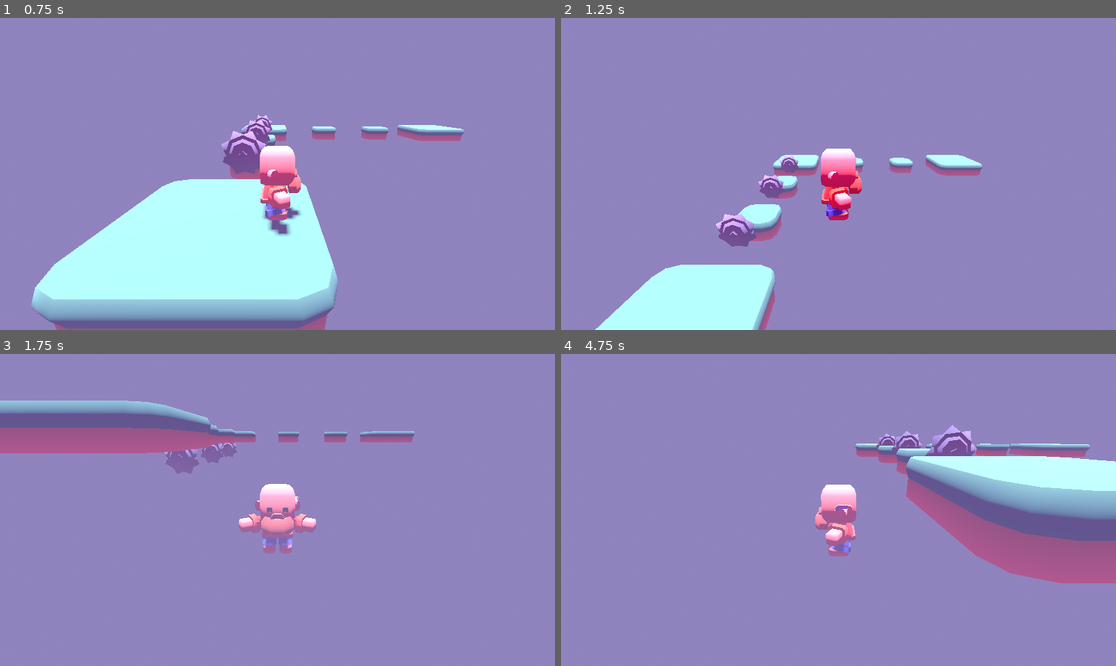
Above: before the commit, frames 1-4 (two rows, left to right).
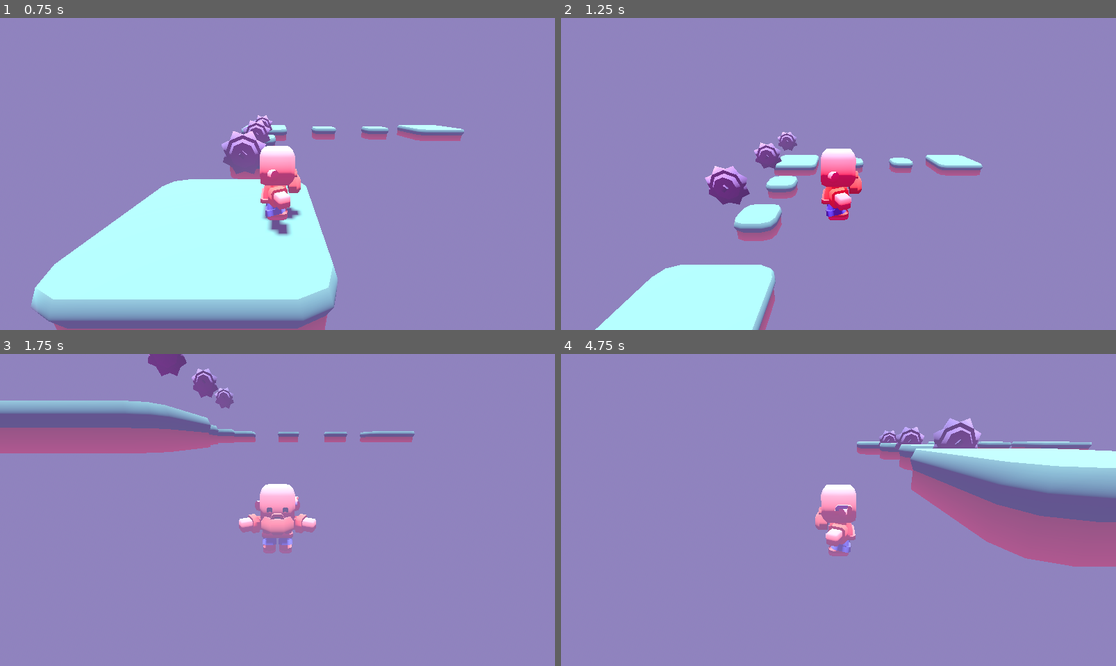
Above: after the commit, the same moments.

Repository: smolsenbiller/godot_projects
Game: Godot game, scene res://scenes/main.tscn
Two runs of this game, one before a commit and one after it. Both use one fixed random seed, a clock stepped at 60 frames per second and the inputs below.
Inputs:
- Up to frame 1 (0.75 s): hold Right (move_right) from 0.53 s (still down)
- Up to frame 2 (1.25 s): keep holding Right (move_right); tap Space (jump) at 0.77 s
- Up to frame 3 (1.75 s): release Right (move_right) at 1.28 s; hold S (move_backward) from 1.28 s (still down); tap Space (jump) at 1.52 s
- Up to frame 4 (4.75 s): release S (move_backward) at 2.03 s; hold Right (move_right) 2.03-2.78 s; hold W (move_forward) 2.78-3.53 s; tap Space (jump) at 3.02, 3.77, 4.52 s; hold A (move_left) from 3.53 s (still down)

Frame 1 is identical in both runs. In frame 2, 1.9% of the frame differs, in the area x 25-43%, y 36-74%; in frame 3, 1.4%; in frame 4, 12%, in the area x 46-100%, y 20-74%.

Commit message:
A gameover and damage function has been added to the 3d project.

Diff:
--- a/3d-platformer/scenes/enemy.tscn
+++ b/3d-platformer/scenes/enemy.tscn
@@ -8,7 +8,7 @@
 
 [node name="Enemy" type="Area3D" unique_id=1314786225]
 script = ExtResource("1_md0e3")
-move_direction = Vector3(0, 2, 0)
+move_direction = Vector3(0, 3, 0)
 
 [node name="Model" type="MeshInstance3D" parent="." unique_id=1978095261]
 mesh = ExtResource("2_4ra3w")
--- a/3d-platformer/scripts/enemy.gd
+++ b/3d-platformer/scripts/enemy.gd
@@ -25,3 +25,4 @@
 		return
 
 	print("damage")
+	body.take_damage(1)
--- a/3d-platformer/scripts/player_controller.gd
+++ b/3d-platformer/scripts/player_controller.gd
@@ -1,4 +1,6 @@
 extends CharacterBody3D
+
+@export var health : int = 3
 
 #This number is units per second eventually
 @export var move_speed : float = 3.0
@@ -23,10 +25,21 @@
 
 	#quick reset if fallen off platform
 	if position.y <= -2:
-		call_deferred("reload_scene")
+		take_damage(3)
 
 	move_and_slide()
 
+func _process(delta: float) -> void:
+	#Falling off the edge definition
+	if position.y <= -2:
+		call_deferred("_game_over")
 
-func reload_scene():
+
+func take_damage(amount : int):
+	health -= amount
+
+	if health <= 0:
+		call_deferred("_game_over")
+
+func _game_over():
 	get_tree().reload_current_scene()
